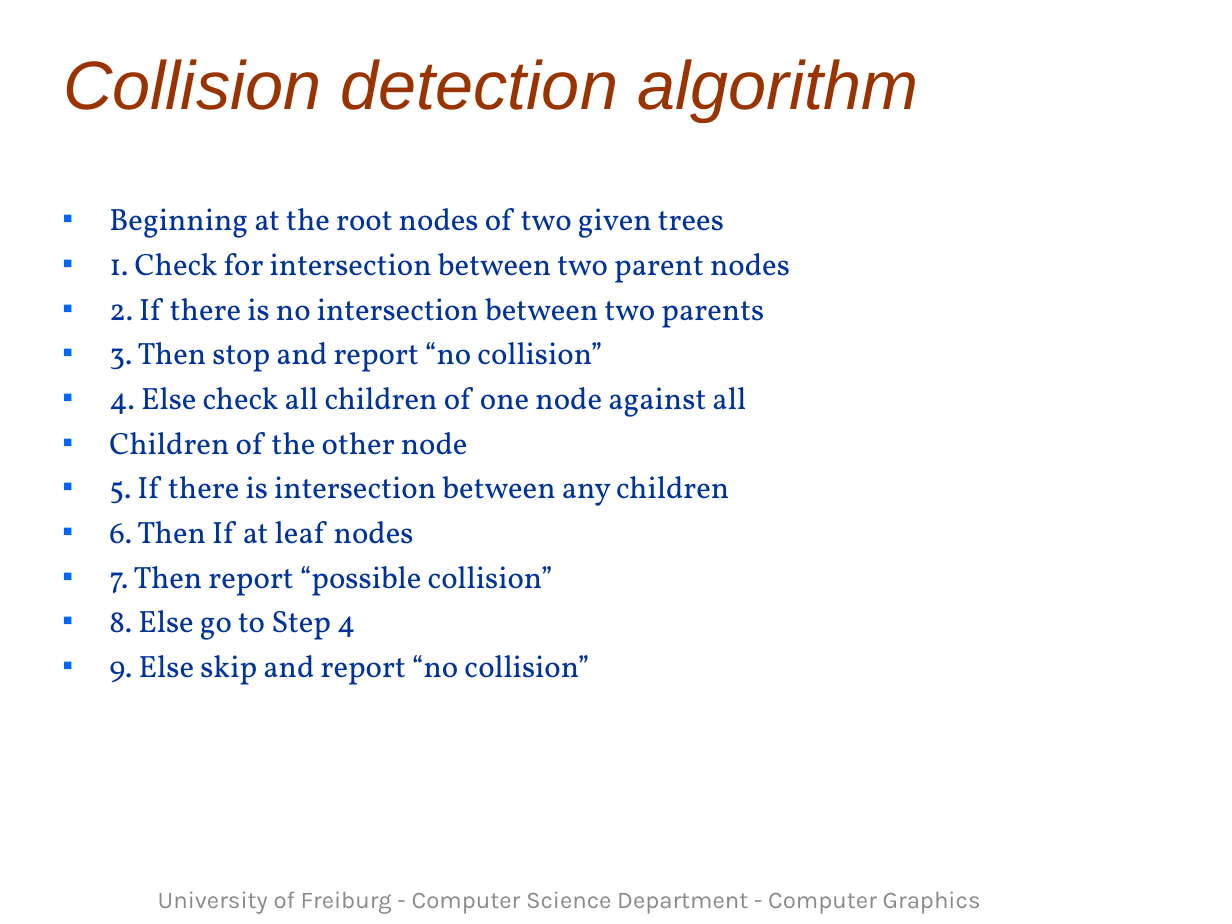
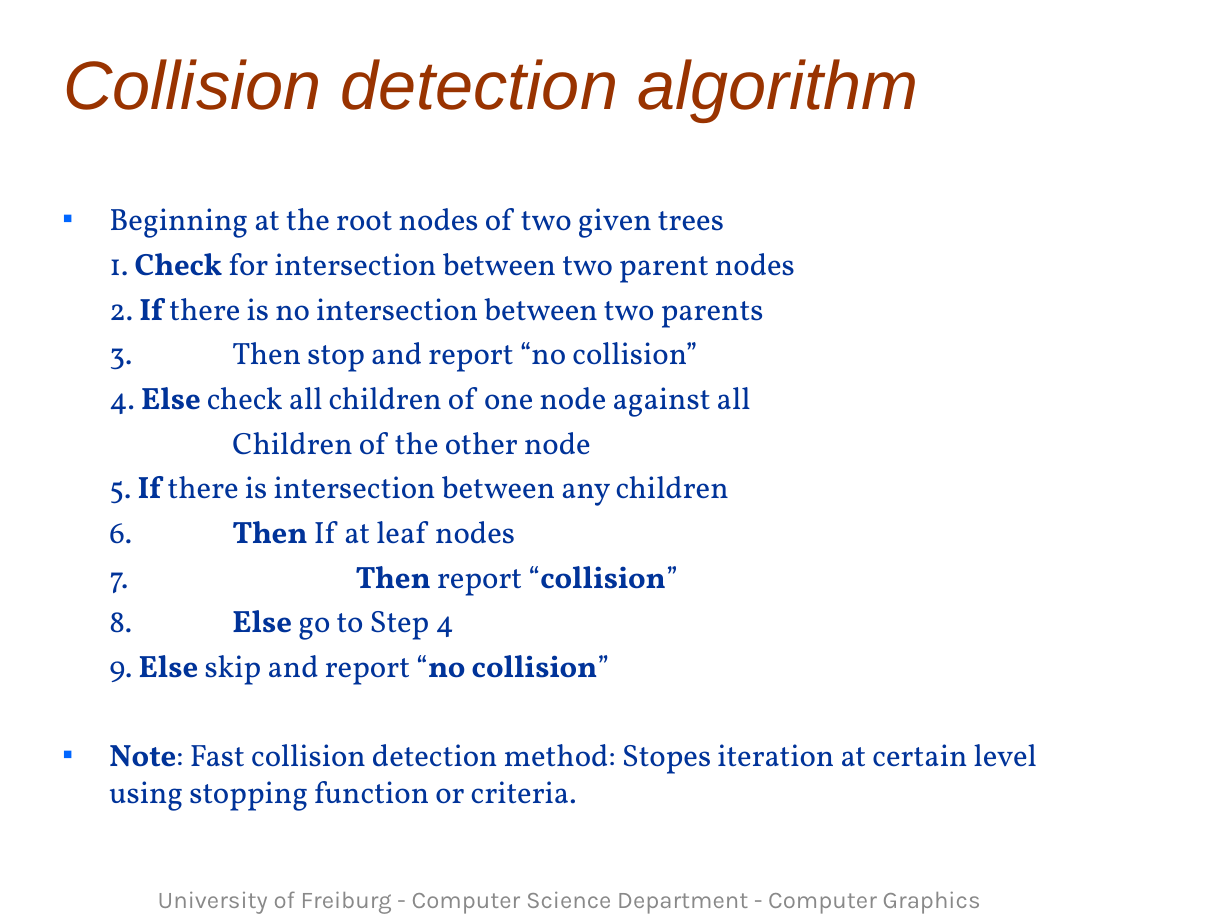
Before and after one commit to Alhajras/Raytracer, a slide deck: slide 20 of Seminar/template (1).ppt (slide 19 before the commit). Drawn at 1232x924 pixels with LibreOffice and Linux fonts; fonts in the diff are those of the drawing; background and template pictures are left out. Boxes give left, top, right and bottom in pixels: in the first picture for what was removed or moved away, otherwise in the second. Text is boxed around its words. In the diff, an @@ line names an element or a change of style, - is before the commit and + after.

```diff
--- a/Seminar/template (1).ppt
+++ b/Seminar/template (1).ppt
@@ text at bbox=[109, 253, 795, 685]: bold on in "Check", "If", "Else", "If" and 3 more places; bullet ■ to none @@
@@ text at bbox=[109, 566, 677, 596]: text changed; bold on @@
-■ 7. Then report “possible collision”
+7. Then report “collision”
@@ text at bbox=[109, 744, 1037, 811]: paragraph added @@
+■ Note: Fast collision detection method: Stopes iteration at certain level using stopping function or criteria.
```
Also in this commit, not shown: 1 other slide changed, 4 slides added, 27 other files.
